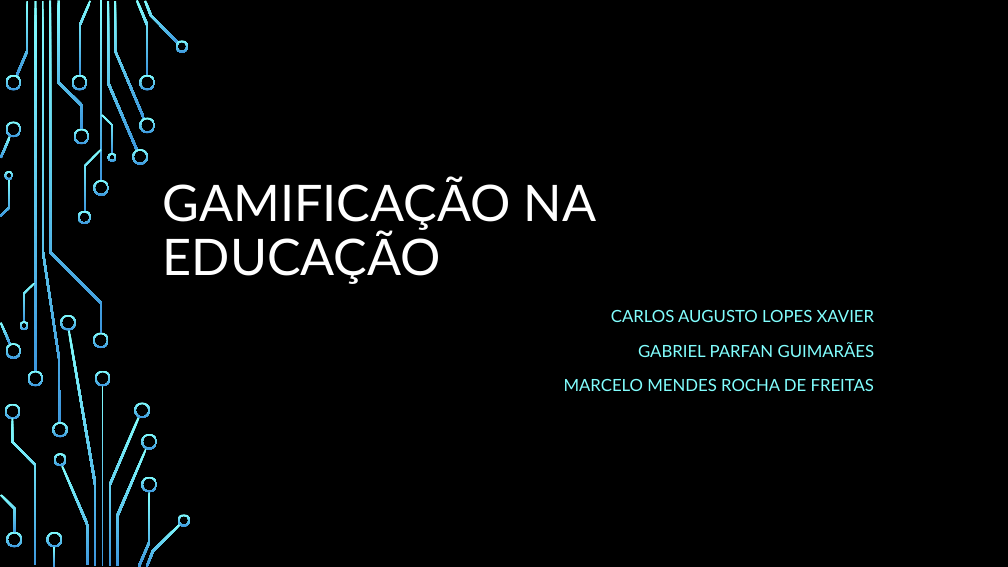
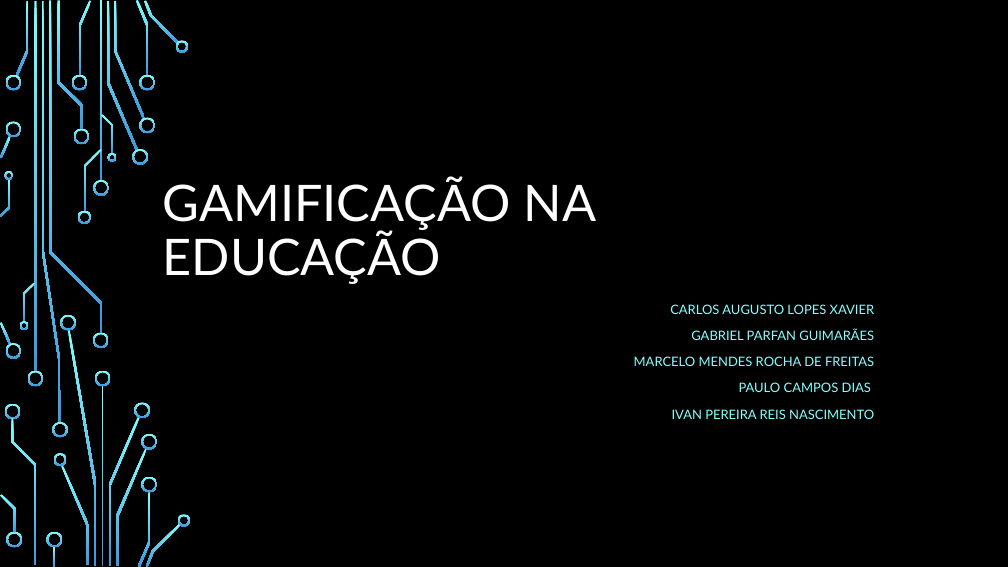
Before and after one commit to ICEI-PUC-Minas-PMGCC-TI/tiaw-pmg-cc-m-20212-gamificacao-na-educacao, a slide deck: slide 1 of Divulgacao/Apresentacao/Gamificação na Educação.pptx. Drawn at 1008x567 pixels with LibreOffice and Linux fonts; fonts in the diff are those of the drawing; background and template pictures are left out. Boxes give left, top, right and bottom in pixels: in the first picture for what was removed or moved away, otherwise in the second. Text is boxed around its words. In the diff, an @@ line names an element or a change of style, - is before the commit and + after.

```diff
--- a/Divulgacao/Apresentacao/Gamificação na Educação.pptx
+++ b/Divulgacao/Apresentacao/Gamificação na Educação.pptx
@@ subtitle at (x1=634, y1=304, x2=875, y2=366): size 16 to 12.4 pt in "CARLOS AUGUSTO LOPES XAVIER", "GABRIEL PARFAN GUIMARÃES", "MARCELO MENDES ROCHA DE FREITAS"; line spacing 1.2 to 1 @@
@@ subtitle at (x1=672, y1=382, x2=874, y2=419): paragraphs added @@
+PAULO CAMPOS DIAS
+IVAN PEREIRA REIS NASCIMENTO
```
Also in this commit, not shown: 1 slide added, 1 slide removed, 1 other file.
